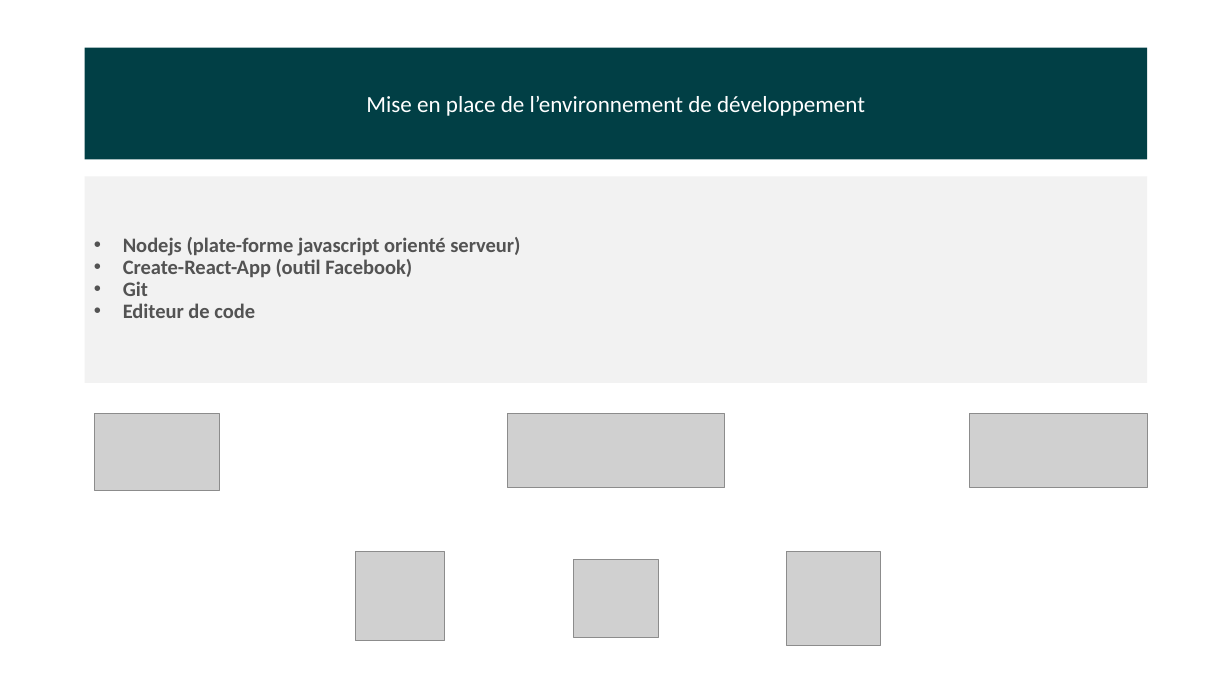
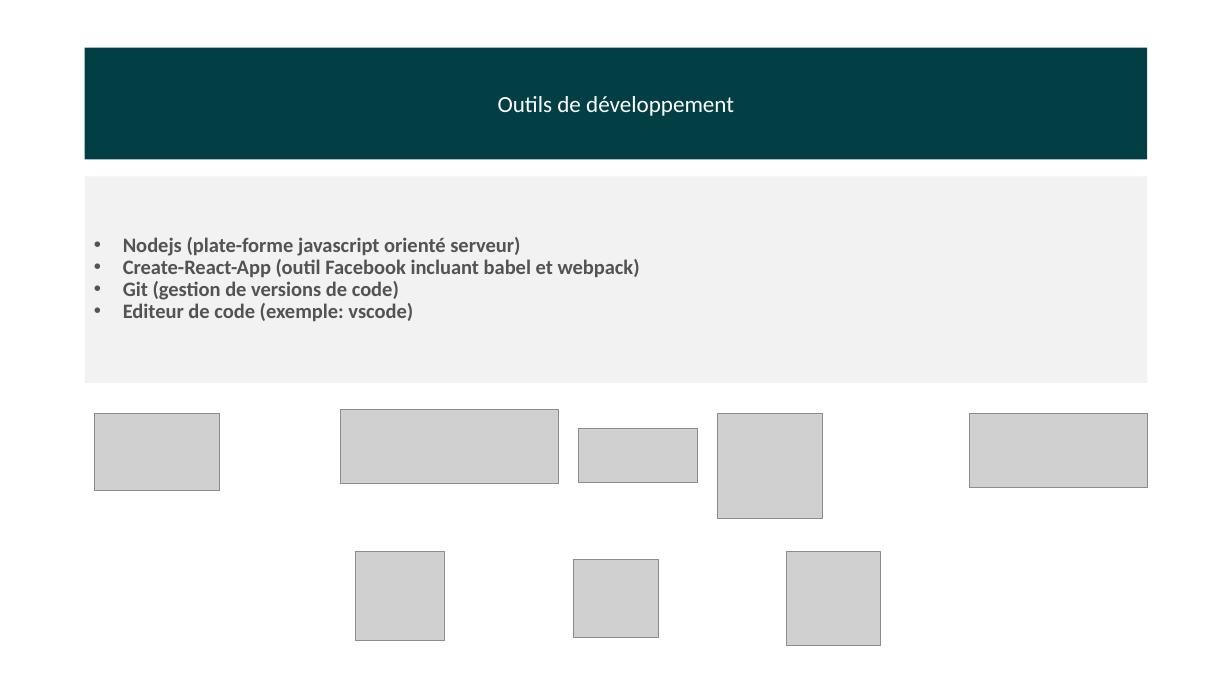
Before and after one commit to coumarane/react-typescript-starter, a slide deck: slide 8 of Initiation à Reactjs.pptx (slide 4 before the commit). Drawn at 1232x693 pixels with LibreOffice and Linux fonts; fonts in the diff are those of the drawing; grey boxes stand for pictures. Boxes give left, top, right and bottom in pixels: in the first picture for what was removed or moved away, otherwise in the second. Text is boxed around its words. In the diff, an @@ line names an element or a change of style, - is before the commit and + after.

```diff
--- a/Initiation à Reactjs.pptx
+++ b/Initiation à Reactjs.pptx
@@ text in rectangle at [498,96,734,116]: text changed @@
-Mise en place de l’environnement de développement
+Outils de développement
@@ text in rectangle at [123,259,640,321]: text changed @@
-• Create-React-App (outil Facebook)
-• Git
-• Editeur de code
+• Create-React-App (outil Facebook incluant babel et webpack)
+• Git (gestion de versions de code)
+• Editeur de code (exemple: vscode)
@@ picture: place and size @@
-picture at [507,414,726,488]
+picture at [340,409,558,483]
@@ picture added at [717,414,823,519] @@
@@ picture added at [579,428,697,482] @@
```
Also in this commit, not shown: 2 other slides changed, 16 slides added, 1 slide removed.
